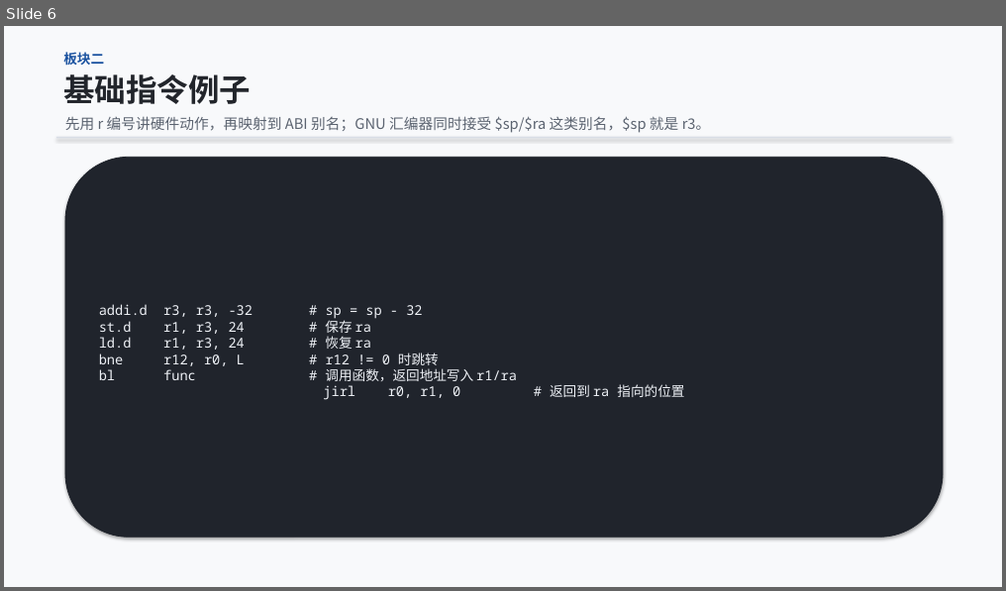
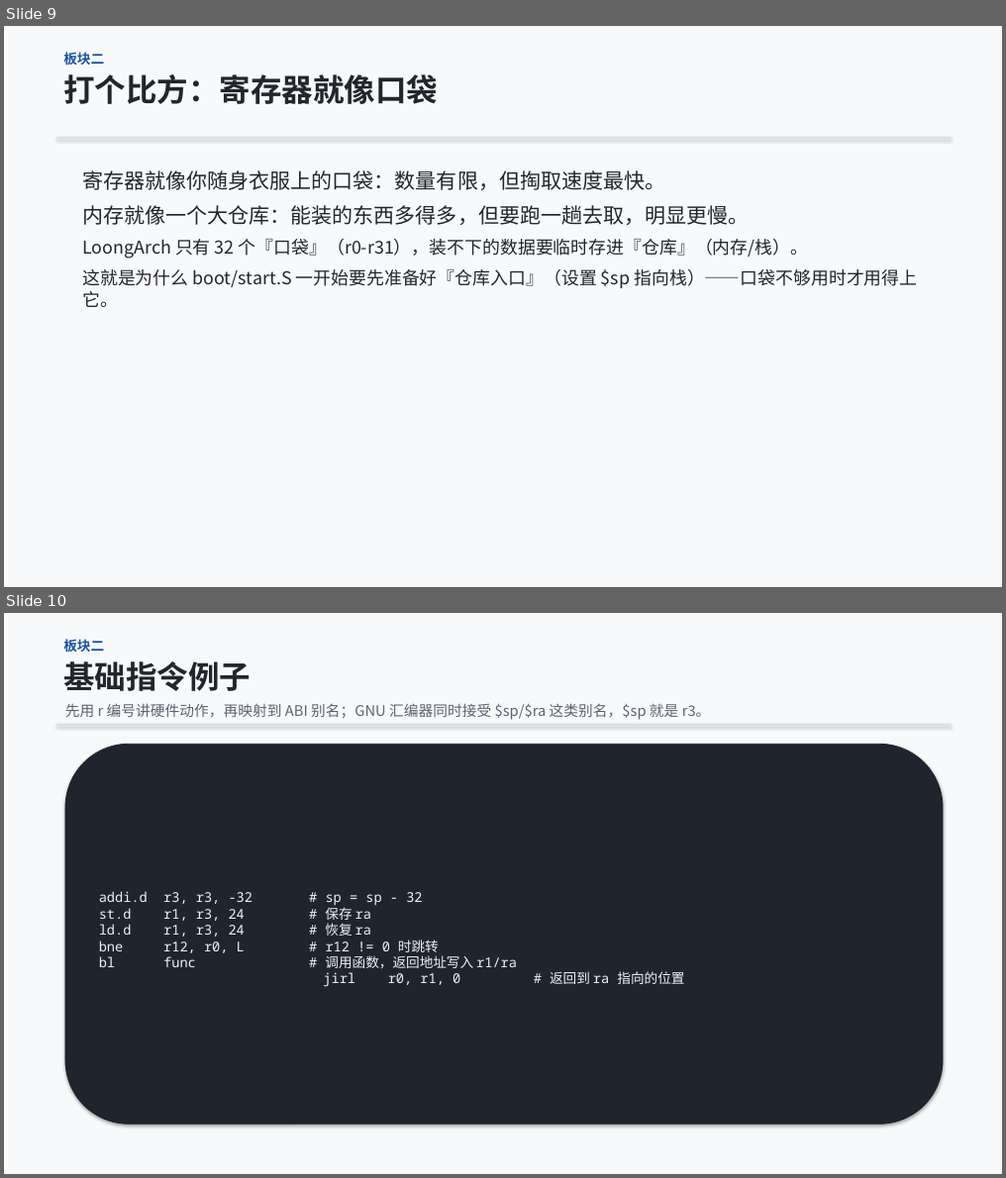
Before and after one commit to cxi218447-byte/miniOS, a slide deck: docs/week01/week01_qemu_hello_course.pptx. Shown one above the other, each under a label of ours: slide 6 before the commit, slides 9 and 10 after it. The pictures are 1006x591 and 1006x1178 pixels, drawn with LibreOffice and Linux fonts; fonts in the diff are those of the drawing. Boxes give left, top, right and bottom in pixels: in the first picture for what was removed or moved away, otherwise in the second. Text is boxed around its words. In the diff, an @@ line names an element or a change of style, - is before the commit and + after.

```diff
--- a/docs/week01/week01_qemu_hello_course.pptx
+++ b/docs/week01/week01_qemu_hello_course.pptx
@@ slide 9 added at [4, 26, 1002, 587], background #F8F9FB @@
@@ text added at [63, 52, 104, 66], 13 pt, text #1C53A0, bold @@
+板块二
@@ text added at [63, 75, 438, 104], 30 pt, text #22252B, bold @@
+打个比方：寄存器就像口袋
@@ rectangle added at [56, 137, 951, 138], fill #D8DDE6 @@
@@ text added at [82, 171, 917, 307], 17 pt, text #22252B @@
+寄存器就像你随身衣服上的口袋：数量有限，但掏取速度最快。
+内存就像一个大仓库：能装的东西多得多，但要跑一趟去取，明显更慢。
+LoongArch 只有 32 个『口袋』（r0-r31），装不下的数据要临时存进『仓库』（内存/栈）。
+这就是为什么 boot/start.S 一开始要先准备好『仓库入口』（设置 $sp 指向栈）——口袋不够用时才用得上它。
@@ what was slide 6 is now slide 10 @@
```
Also in this commit, not shown: 2 slides changed, 4 other slides added, 1 other file.
